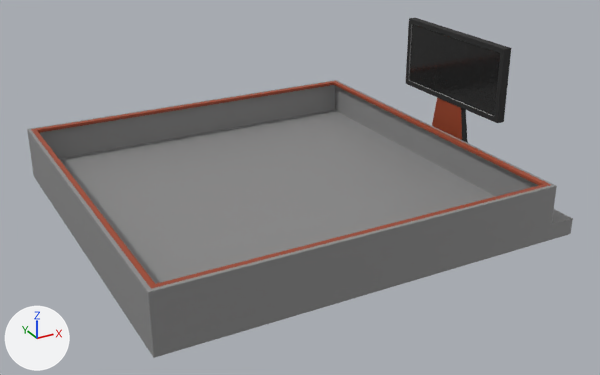
The FBX model OrchestratorSample/Assets/Models/bubble.fbx: old version first, new version second.
Both versions are drawn from a 50 mm camera at (-10.3, -50.75, 8.86) aimed at (-0.83, -33.53, 0.25). Every picture has the same lights, and +X, +Y and +Z are marked at lower left. The first picture is the older version. Vertices at exactly the same position are counted once.

Objects in the first picture: 'bubble'.
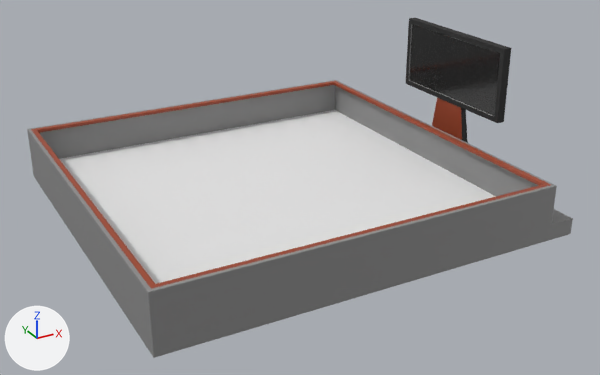
What differs and where, as boxes (x1, y1, x2, y2) in the pictures (600 x 375 px):
part 1 of me_plane_002, recoloured (grey to white)
    both: (60, 110, 496, 284)

Diff of the bpy script that builds the scene:
```diff
--- a/OrchestratorSample/Assets/Models/bubble.fbx.py
+++ b/OrchestratorSample/Assets/Models/bubble.fbx.py
@@ mat_carpet_001 @@
+mat_carpet_001 = principled_material('carpet.001')
+mat_carpet_001.base_color = (0.8, 0.8, 0.8)  # white #e7e7e7
+mat_carpet_001.roughness = 0.805
@@ me_plane_002 @@
 me_plane_002.from_pydata(...)  # 484 vertices, 478 faces; spans x -5.04..5.97, y -5.04..5.04, z -0.43..3.55
 # used by ob_bubble; location = (-1.35, -32.85, 0.0)
+# me_plane_002 part 1: all 9 faces centred in x -4.94..4.94, y -4.94..4.94, z 0.0 switch from mat_stage (grey #8b8b8b) to mat_carpet_001 (white #e7e7e7)
 me_plane_002.materials.append(mat_wood)
```
